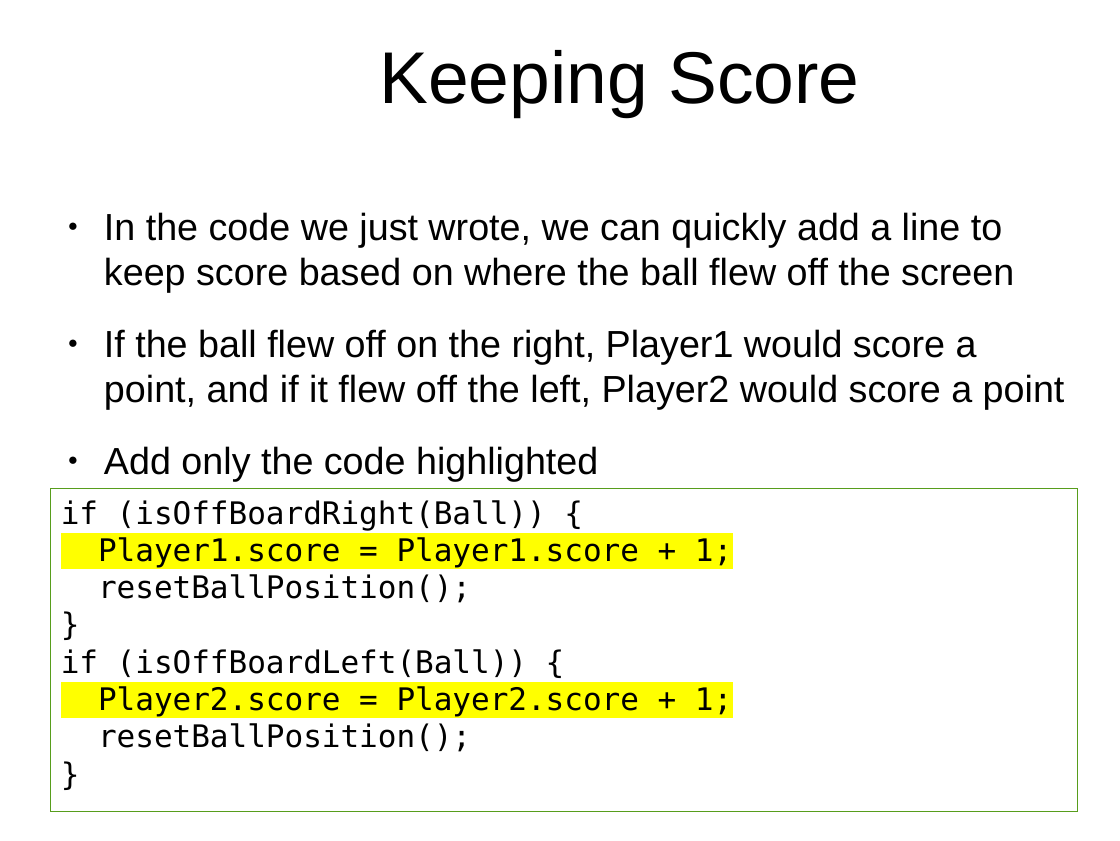
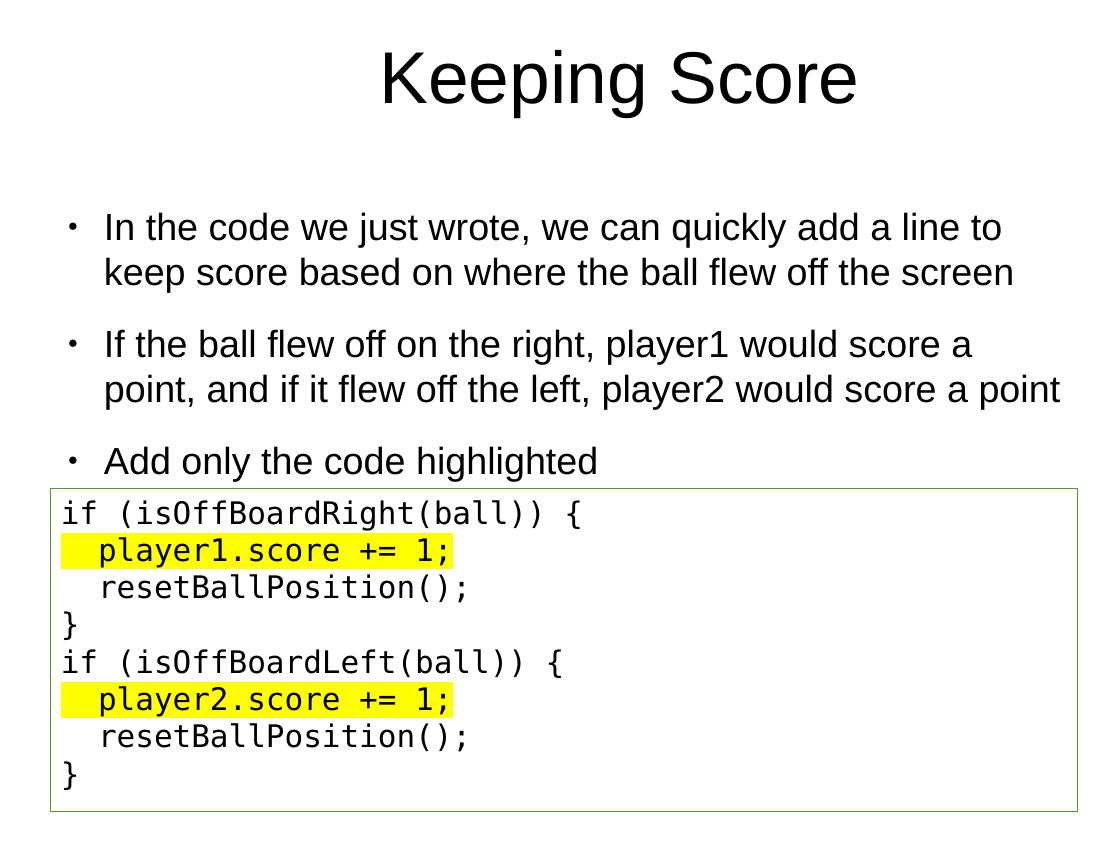
Before and after one commit to hillylew/PaddleBattle, a slide deck: slide 24 of PaddleBattle - Explorathon.odp. Drawn at 1120x841 pixels with LibreOffice and Linux fonts; fonts in the diff are those of the drawing; background and template pictures are left out. Boxes give left, top, right and bottom in pixels: in the first picture for what was removed or moved away, otherwise in the second. Text is boxed around its words. In the diff, an @@ line names an element or a change of style, - is before the commit and + after.

```diff
--- a/PaddleBattle - Explorathon.odp
+++ b/PaddleBattle - Explorathon.odp
@@ text at <box>104,329,1061,410</box>: text changed @@
-● If the ball flew off on the right, Player1 would score a point, and if it flew off the left, Player2 would score a point
+● If the ball flew off on the right, player1 would score a point, and if it flew off the left, player2 would score a point
@@ text in rectangle at <box>61,500,546,568</box>: text changed @@
-if (isOffBoardRight(Ball)) {
-Player1.score = Player1.score + 1;
+if (isOffBoardRight(ball)) {
+player1.score += 1;
@@ text in rectangle at <box>61,649,527,717</box>: text changed @@
-if (isOffBoardLeft(Ball)) {
-Player2.score = Player2.score + 1;
+if (isOffBoardLeft(ball)) {
+player2.score += 1;
```
Also in this commit, not shown: 17 other slides changed, 2 other files.
